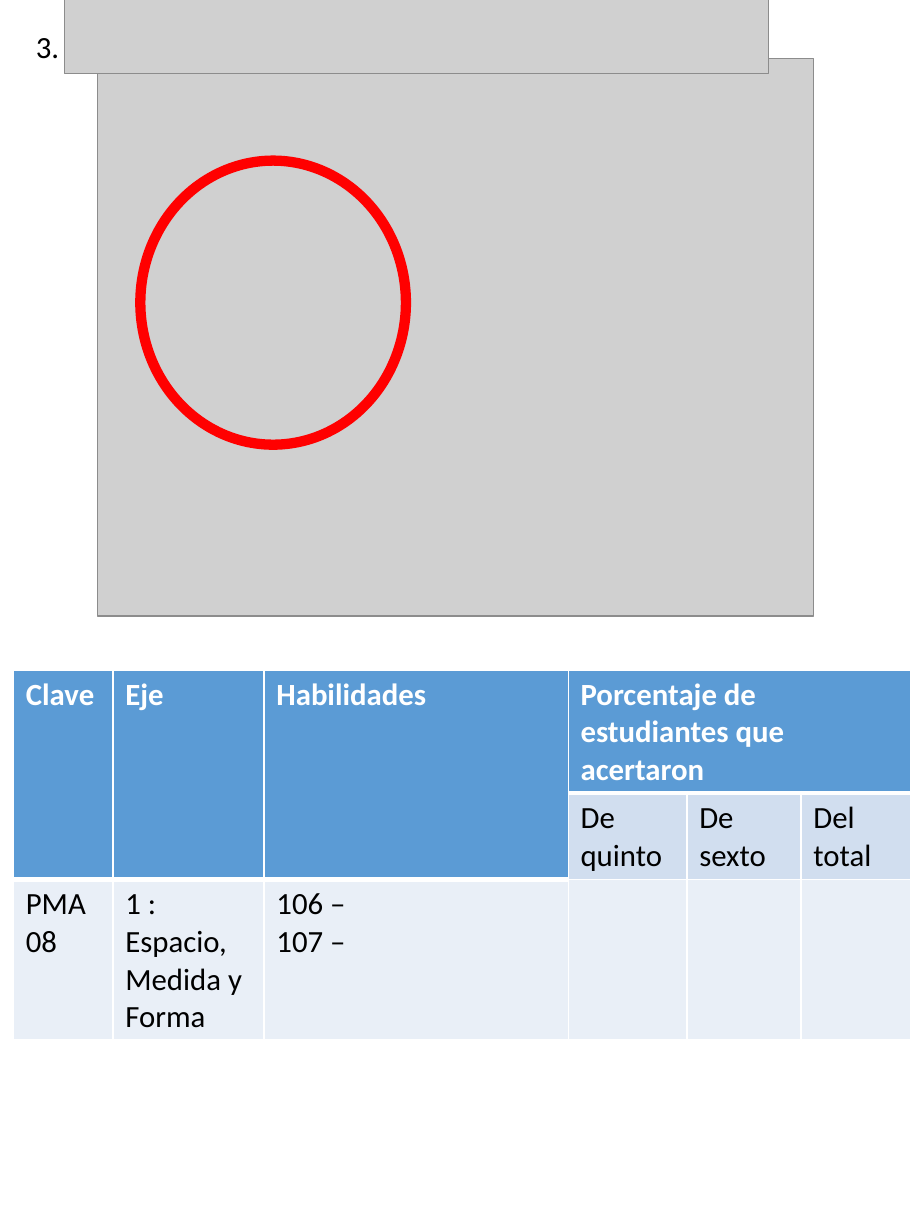
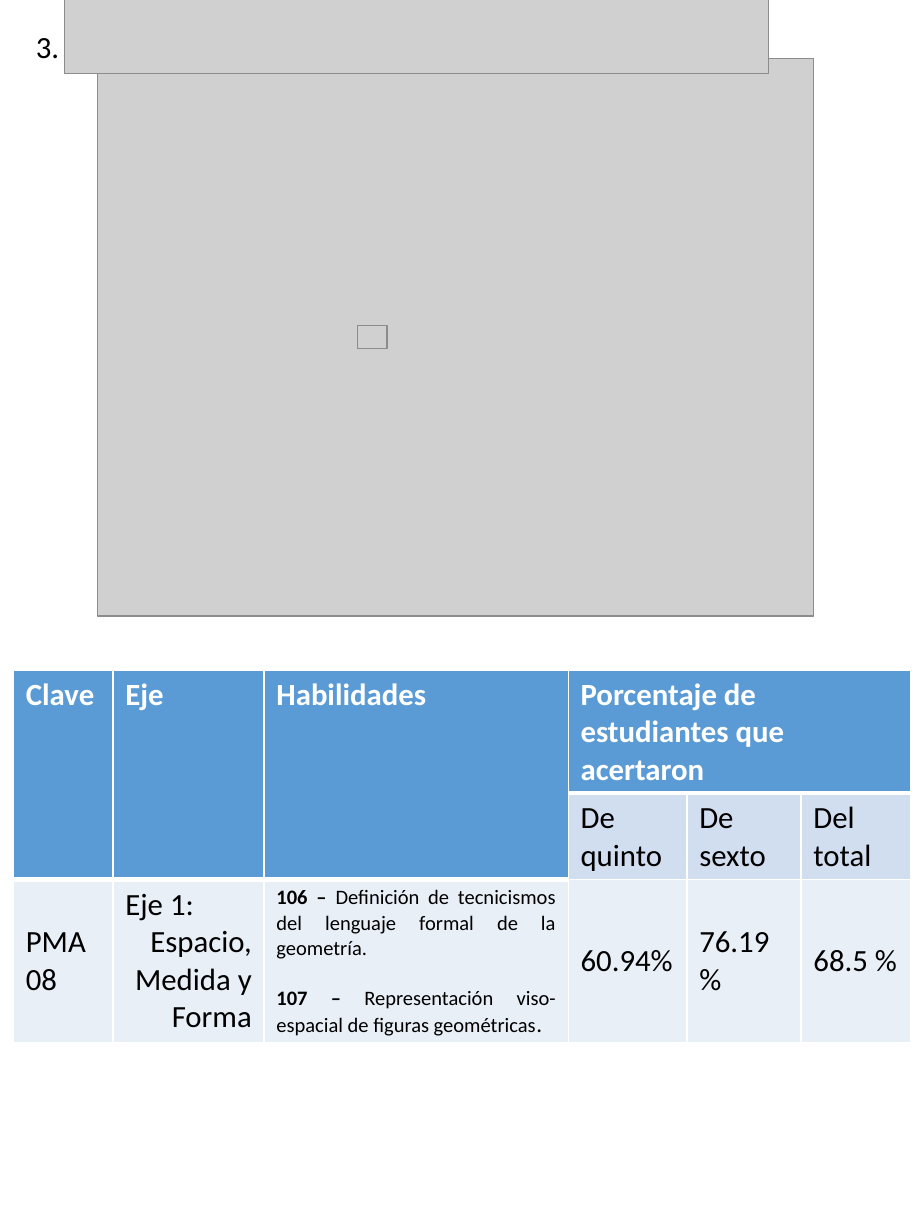
Before and after one commit to Adrifelcha/afchavez-019, a slide deck: slide 6 of Lancaster/Reporte_02_Q-Preliminar/Info_per_Item.pptx. Drawn at 924x1232 pixels with LibreOffice and Linux fonts; fonts in the diff are those of the drawing; grey boxes stand for pictures. Boxes give left, top, right and bottom in pixels: in the first picture for what was removed or moved away, otherwise in the second. Text is boxed around its words. In the diff, an @@ line names an element or a change of style, - is before the commit and + after.

```diff
--- a/Lancaster/Reporte_02_Q-Preliminar/Info_per_Item.pptx
+++ b/Lancaster/Reporte_02_Q-Preliminar/Info_per_Item.pptx
@@ ellipse removed at <box>140,160,407,445</box> @@
@@ picture added at <box>357,325,387,349</box> @@
@@ table at <box>14,670,912,1040</box> @@
-row 3: PMA08 | 1 : / Espacio, Medida y Forma | 106 – / 107 – |  |  | 
+row 3: PMA08 | Eje 1: / Espacio, Medida y Forma | 106 – Definición de tecnicismos del lenguaje formal de la geometría. / 107 – Representación viso-espacial de figuras geométricas. | 60.94% | 76.19% | 68.5 %
```
Also in this commit, not shown: 50 other slides changed, 2 other files.
